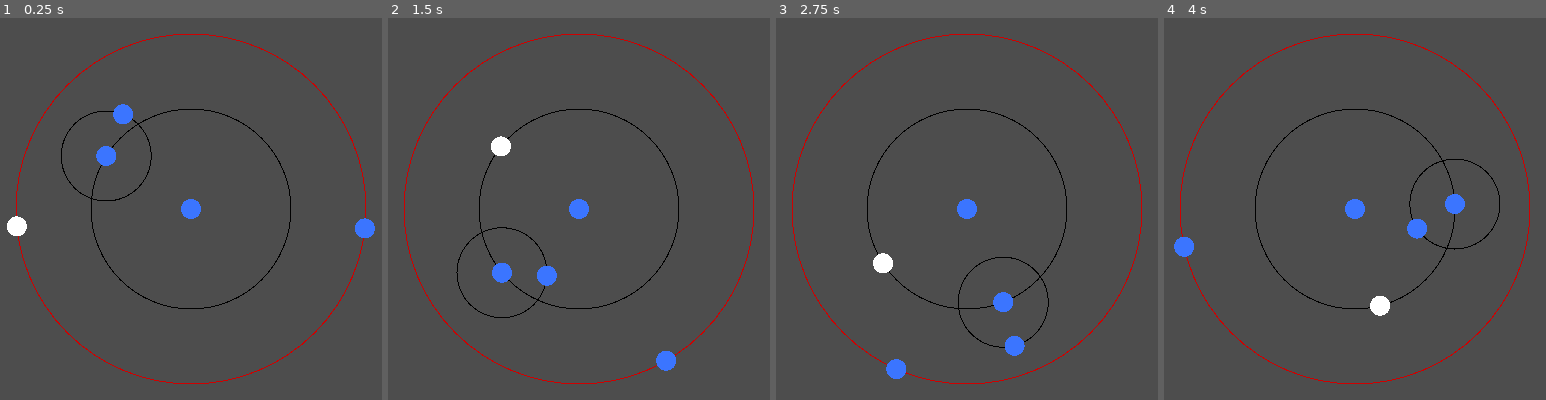
Above: before the commit, frames 1-4 (left to right).
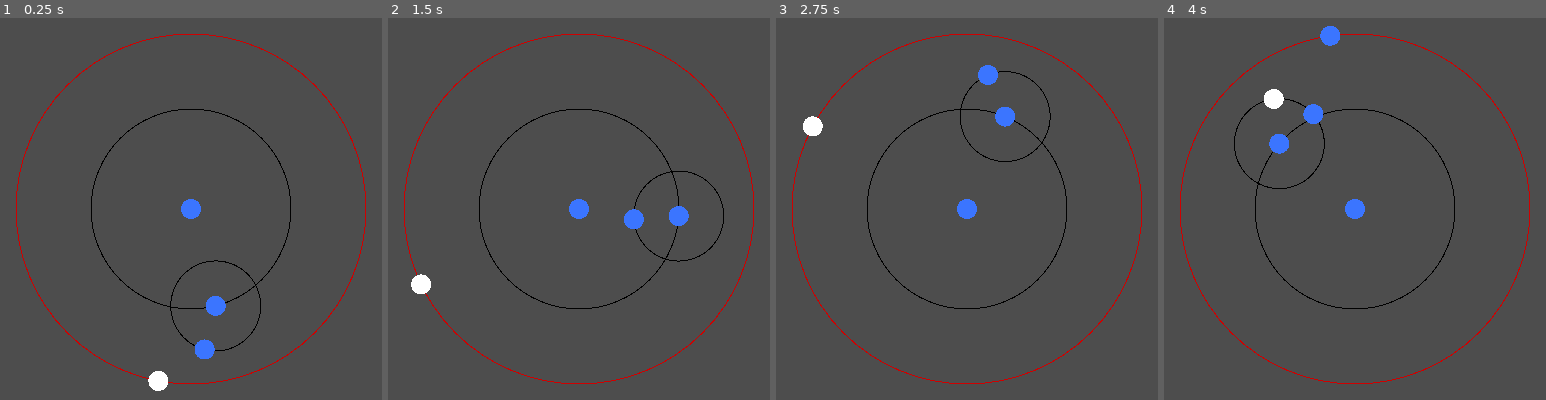
Above: after the commit, the same moments.

Repository: gazzythehag/GameJam2025
Game: Godot game, scene res://scenes/testscene.tscn
Same seed, same stepped clock (60 frames per second), same inputs: the game is played once before the commit and once after it.
Inputs:
- Up to frame 1 (0.25 s): no input
- Up to frame 2 (1.5 s): hold Up (ui_up) 0.53-1.28 s; hold Down (ui_down) from 1.28 s (still down)
- Up to frame 3 (2.75 s): release Down (ui_down) at 2.03 s; hold Up (ui_up) from 2.03 s (still down)
- Up to frame 4 (4 s): release Up (ui_up) at 3.53 s; hold Down (ui_down) from 3.53 s (still down)

The runs differ from the first frame. In frame 1, 1.9% of the frame differs, in the area x 1-99%, y 22-98%; in frame 2, 1.9%; in frame 3, 1.9%; in frame 4, 2.1%, in the area x 2-88%, y 2-79%.

Commit message:
Handled jumping between rings with angle stuff better so you are in a more reasonable spot

Diff:
--- a/scenes/testscene.tscn
+++ b/scenes/testscene.tscn
@@ -14,8 +14,7 @@
 mode = 2
 
 [node name="moon_center" parent="moon_center/orbit" instance=ExtResource("1_qj3mv")]
-position = Vector2(-69.0522, -72.3311)
-loop_progress = 60.4525
+position = Vector2(29.0973, -95.6731)
 
 [node name="orbit2" parent="moon_center/orbit/moon_center" instance=ExtResource("2_vhqwi")]
 orbit_radius = 45
@@ -23,8 +22,7 @@
 mode = 1
 
 [node name="moon_center" parent="moon_center/orbit/moon_center/orbit2" instance=ExtResource("1_qj3mv")]
-position = Vector2(6.22453, -44.5674)
-loop_progress = -9534.87
+position = Vector2(-35.8344, -27.2194)
 
 [node name="orbit3" parent="moon_center" instance=ExtResource("2_vhqwi")]
 orbit_radius = 175
@@ -33,10 +31,8 @@
 mode = 1
 
 [node name="moon_center" parent="moon_center/orbit3" instance=ExtResource("1_qj3mv")]
-position = Vector2(174.451, -13.8547)
-loop_progress = -8336.14
+position = Vector2(-112.949, 133.669)
 
 [node name="Player" parent="moon_center/orbit3" instance=ExtResource("3_xjd0h")]
-position = Vector2(-167.688, 50.0575)
+position = Vector2(82.4732, -154.348)
 max_distance = 70.0
-loop_progress = -7805.0
--- a/scripts/moon.gd
+++ b/scripts/moon.gd
@@ -1,4 +1,4 @@
-@tool
+#@tool
 extends Node2D
 class_name Moon
 
@@ -16,8 +16,6 @@
 
 # Called when the node enters the scene tree for the first time.
 func _ready() -> void:
-	if loop_progress > 2*PI:
-		loop_progress -= 2*PI
 	queue_redraw()
 
 func _draw():
@@ -25,4 +23,7 @@
 
 # Called every frame. 'delta' is the elapsed time since the previous frame.
 func _process(delta: float) -> void:
-	pass
+	if loop_progress > 2*PI:
+		loop_progress -= 2*PI
+	elif loop_progress < 0:
+		loop_progress += 2*PI
--- a/scripts/player.gd
+++ b/scripts/player.gd
@@ -1,4 +1,4 @@
-@tool
+#@tool
 extends Moon
 
 @export var max_distance: float # the max distance the node can be from an orbit
@@ -12,9 +12,9 @@
 	parent_ring = get_parent()
 
 # Called every frame. 'delta' is the elapsed time since the previous frame.
-func _process(delta: float) -> void:
+#func _process(delta: float) -> void:
 	#print(get_relative_transform_to_parent(get_parent()).origin)
-	pass
+#	pass
 
 func _draw():
 	draw_circle(Vector2(0,0), radius, centre_colour)
@@ -30,8 +30,11 @@
 	##	but I'm still trying to hash out the details
 	var closest_ring: Object = get_closest_ring()
 	#print("Distance between " + str(closest_ring.global_position) + " and " + str(global_position) + " is " + str(global_position.distance_to(closest_ring.global_position)))
-	var line_to_me = global_position - closest_ring.global_position
-	#loop_progress = asin(line_to_me.y)
+	var line_to_me = closest_ring.global_position - global_position
+	if (line_to_me.y < 0):
+		loop_progress = atan(line_to_me.x/line_to_me.y)
+	else:
+		loop_progress = atan(line_to_me.x/line_to_me.y) + PI
 	if closest_ring != parent_ring:
 		reparent(closest_ring)
 		parent_ring = closest_ring
@@ -39,8 +42,11 @@
 
 func jump_orbit_outward():
 	var closest_ring: Object = get_closest_ring()
-	var line_to_me = global_position - closest_ring.global_position
-	#loop_progress = asin(line_to_me.y)
+	var line_to_me = closest_ring.global_position - global_position
+	if (line_to_me.y < 0):
+		loop_progress = atan(line_to_me.x/line_to_me.y)
+	else:
+		loop_progress = atan(line_to_me.x/line_to_me.y) + PI
 	reparent(closest_ring)
 
 	#print(parent_ring)
--- a/scripts/ring.gd
+++ b/scripts/ring.gd
@@ -1,10 +1,13 @@
-@tool
+#@tool
 extends Node2D
 class_name OrbitRing
 
 @export var orbit_radius: int = 100
 @export var orbit_colour: Color
 @export var angular_speed: float = 10
+
+@export var ellipse_a: float = 1.0
+@export var ellipse_b: float = 1.0
 ## var loop_progress: float = 0 <-- MOVED TO MOONS
 
 enum MODES { FIXED, CLOCKWISE, COUNTERCLOCKWISE }
@@ -16,7 +19,8 @@
 # Called when the node enters the scene tree for the first time.
 func _ready() -> void:
 	for moon in moons: ## set initial position of moon (if fixed, it won't be set on the orbit)
-		moon.translate(Vector2(orbit_radius, 0))
+		moon.position = Vector2(orbit_radius, 0)
+		#moon.translate(Vector2(orbit_radius, 0))
 	set_moon_pos()
 
 func _draw() -> void:
@@ -44,7 +48,7 @@
 
 func set_moon_pos():
 	for moon in moons:
-		moon.position = orbit_radius * Vector2(sin(moon.loop_progress), cos(moon.loop_progress))
+		moon.position = orbit_radius * Vector2(ellipse_a * sin(moon.loop_progress), ellipse_b * cos(moon.loop_progress))
 
 func get_closest_pos(loop_progress: float) -> Vector2:
 	var pos = orbit_radius * Vector2(sin(loop_progress), cos(loop_progress))
